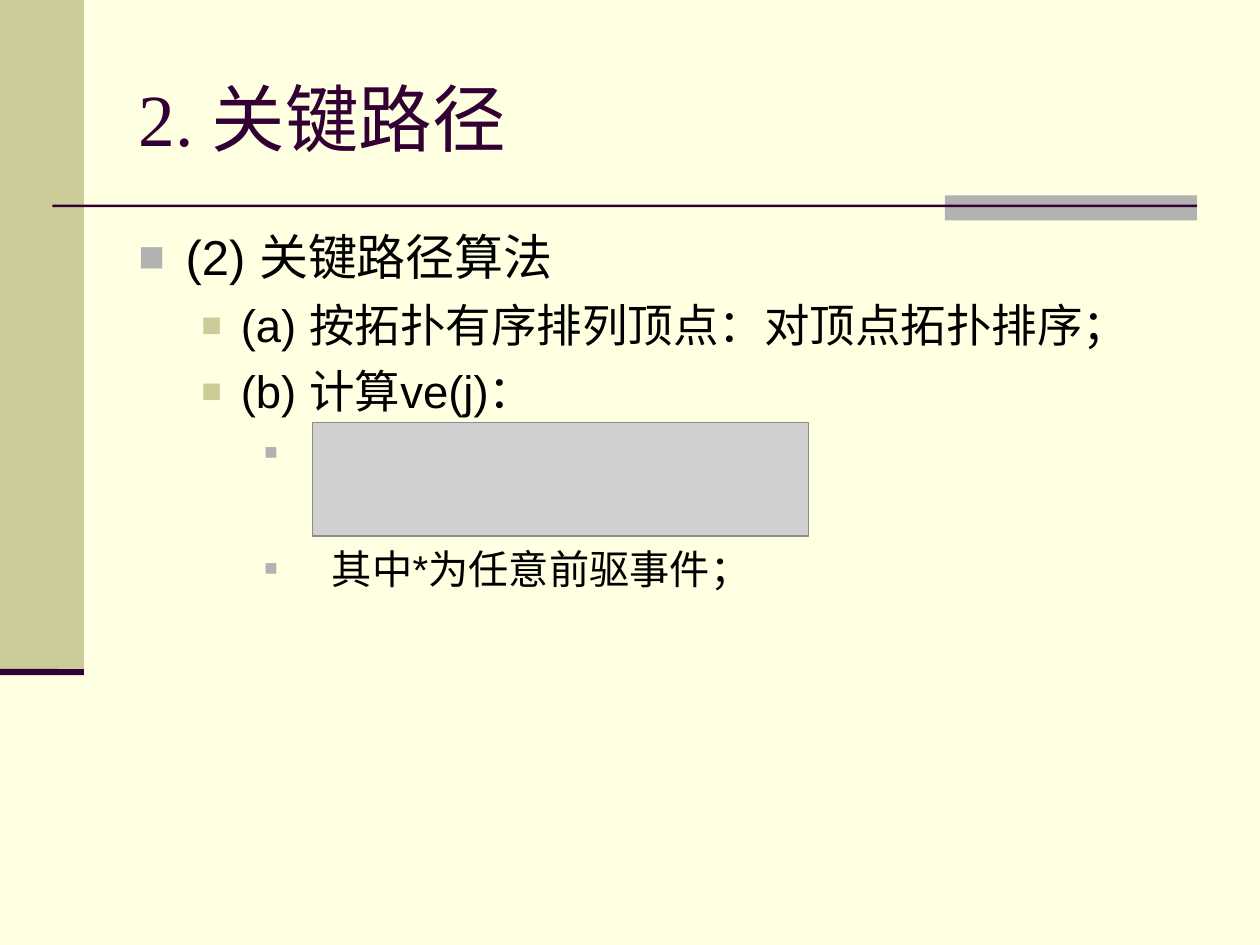
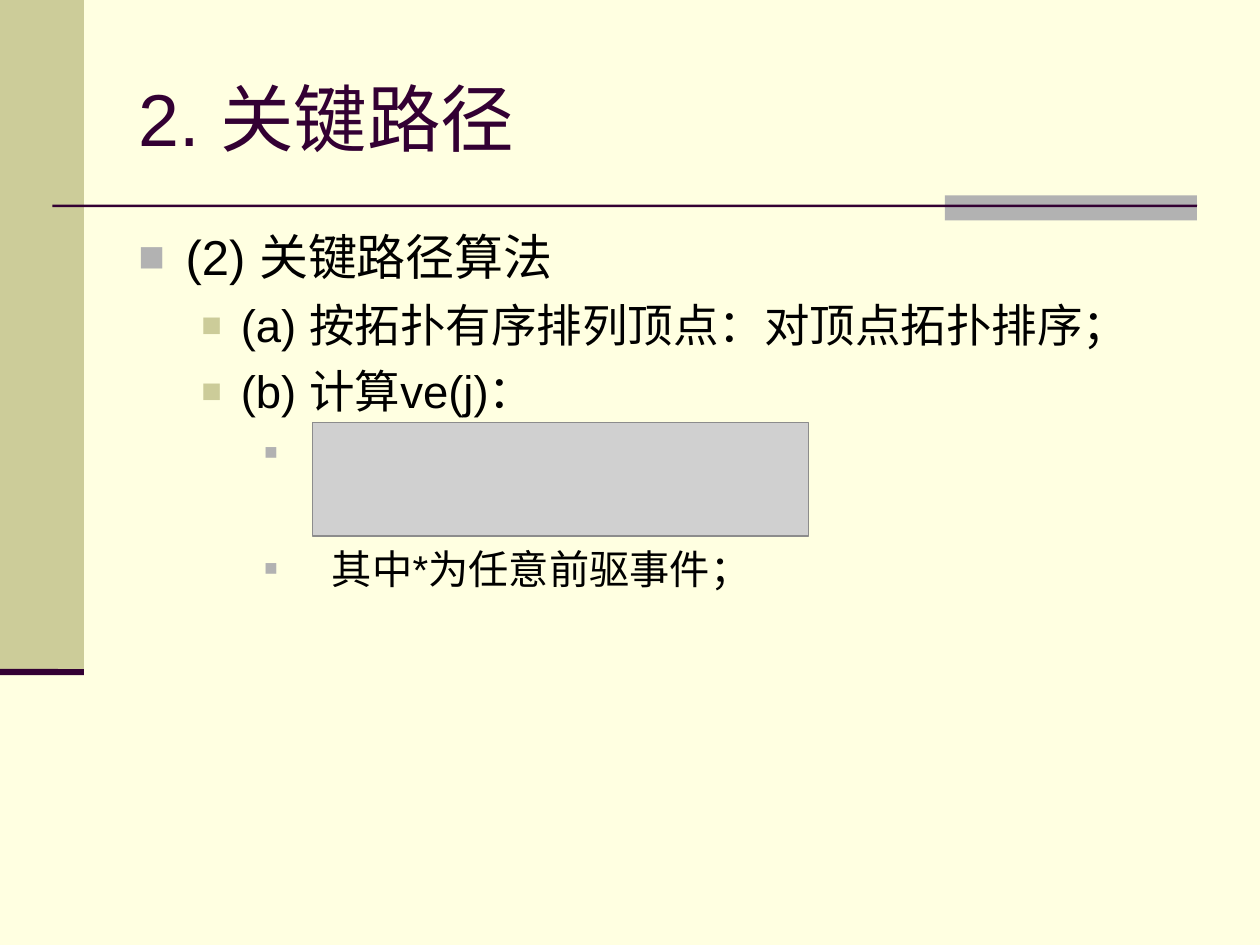
Before and after one commit to zhuangbo/ds-cpp, a slide deck: slide 7 of slides/PPT/ds7.5.ppt. Drawn at 1260x945 pixels with LibreOffice and Linux fonts; fonts in the diff are those of the drawing; grey boxes stand for pictures. Boxes give left, top, right and bottom in pixels: in the first picture for what was removed or moved away, otherwise in the second. Text is boxed around its words. In the diff, an @@ line names an element or a change of style, - is before the commit and + after.

```diff
--- a/slides/PPT/ds7.5.ppt
+++ b/slides/PPT/ds7.5.ppt
@@ title "2. 关键路径" at <box>138,84,514,152</box>: font Times New Roman to Arial @@
```
Also in this commit, not shown: 9 other slides changed, 4 other files.
